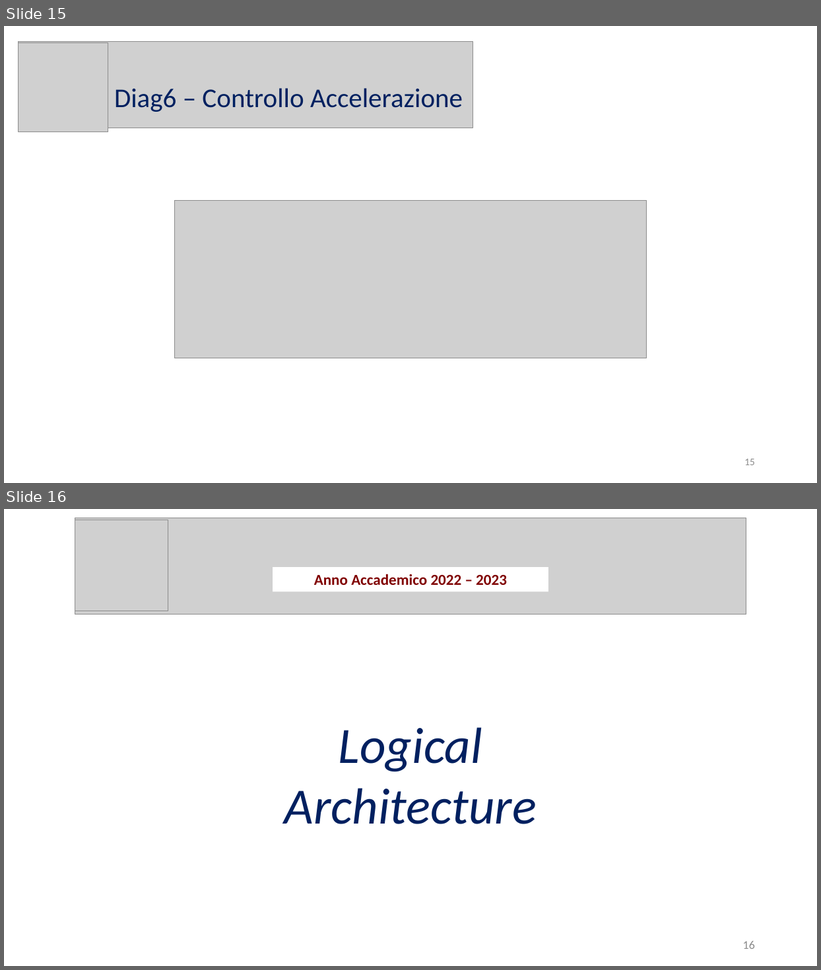
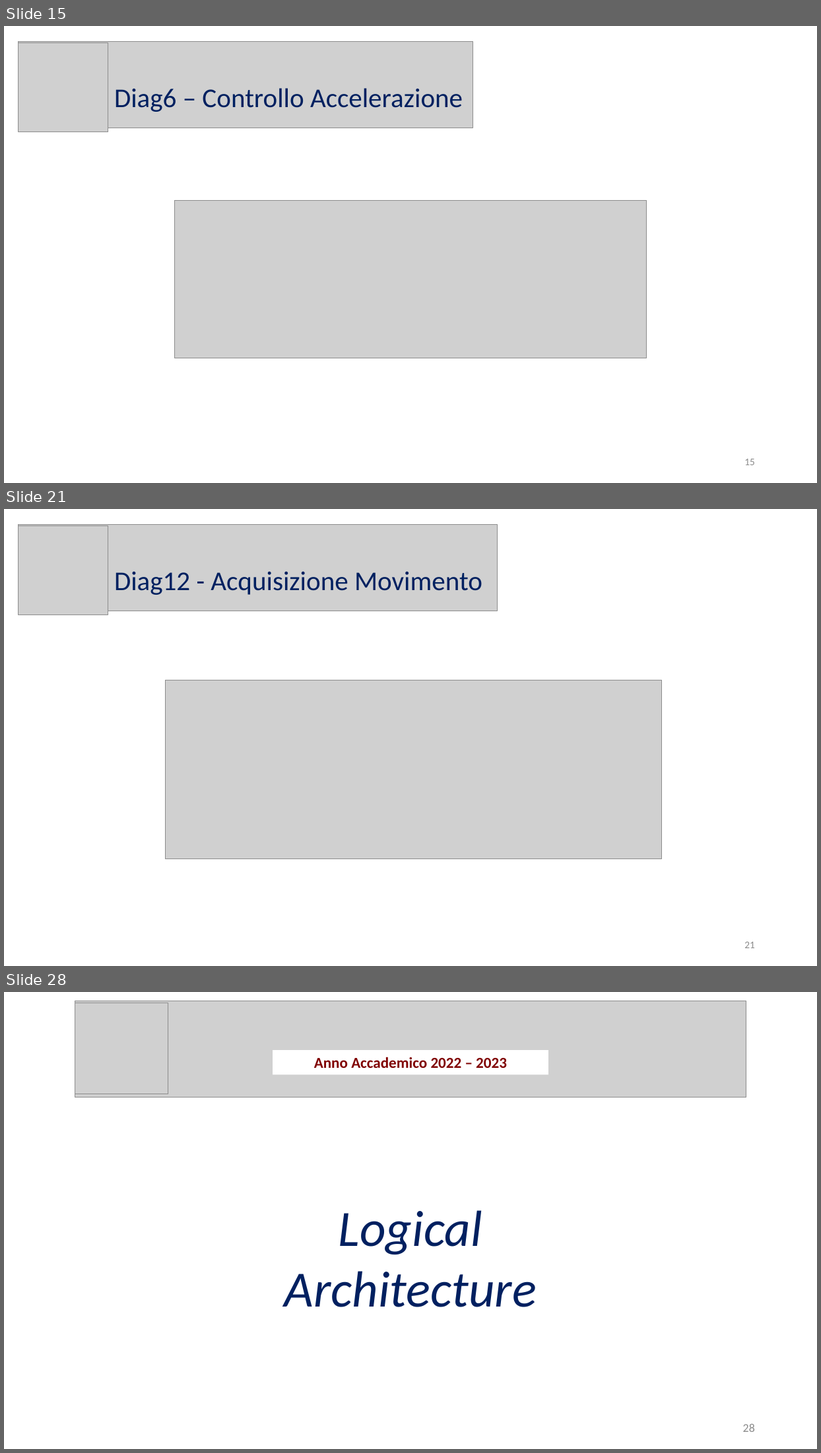
Before and after one commit to Wonderjack996/unimib-software-architecture, a slide deck: Progetto/Presentazione - Savazzi.pptx. Shown one above the other, each under a label of ours: slides 15 and 16 before the commit, slides 15, 21 and 28 after it; the slides between them are not shown. The pictures are 821x970 and 821x1453 pixels, drawn with LibreOffice and Linux fonts; fonts in the diff are those of the drawing; grey boxes stand for pictures. Boxes give left, top, right and bottom in pixels: in the first picture for what was removed or moved away, otherwise in the second. Text is boxed around its words. In the diff, an @@ line names an element or a change of style, - is before the commit and + after.

```diff
--- a/Progetto/Presentazione - Savazzi.pptx
+++ b/Progetto/Presentazione - Savazzi.pptx
@@ slide 21 added at box(4, 509, 817, 966), background #FFFFFF @@
@@ picture added at box(19, 524, 498, 611) @@
@@ picture added at box(19, 526, 108, 615) @@
@@ text added at box(114, 572, 482, 595), 32 pt, text #002060 @@
+Diag12 - Acquisizione Movimento
@@ picture added at box(165, 681, 662, 859) @@
@@ page number added at box(745, 942, 755, 949), 12 pt, text #8C8C8C @@
+21
@@ what was slide 16 is now slide 28 @@
@@ page number at box(743, 1424, 755, 1432): text changed @@
-16
+28
```
Also in this commit, not shown: 11 other slides added, 1 other file.
